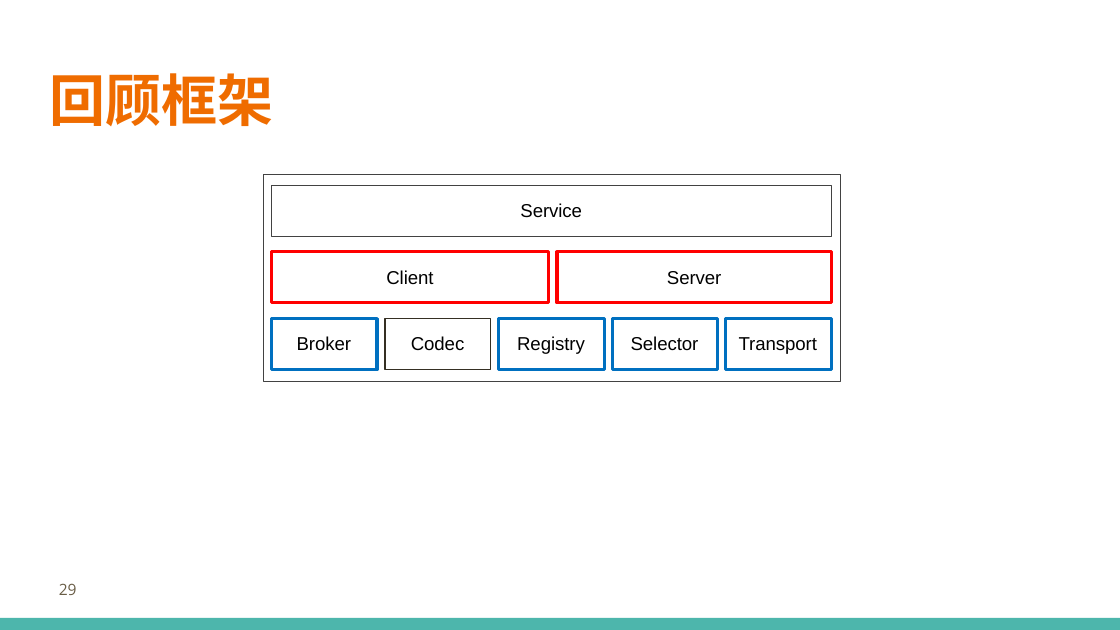
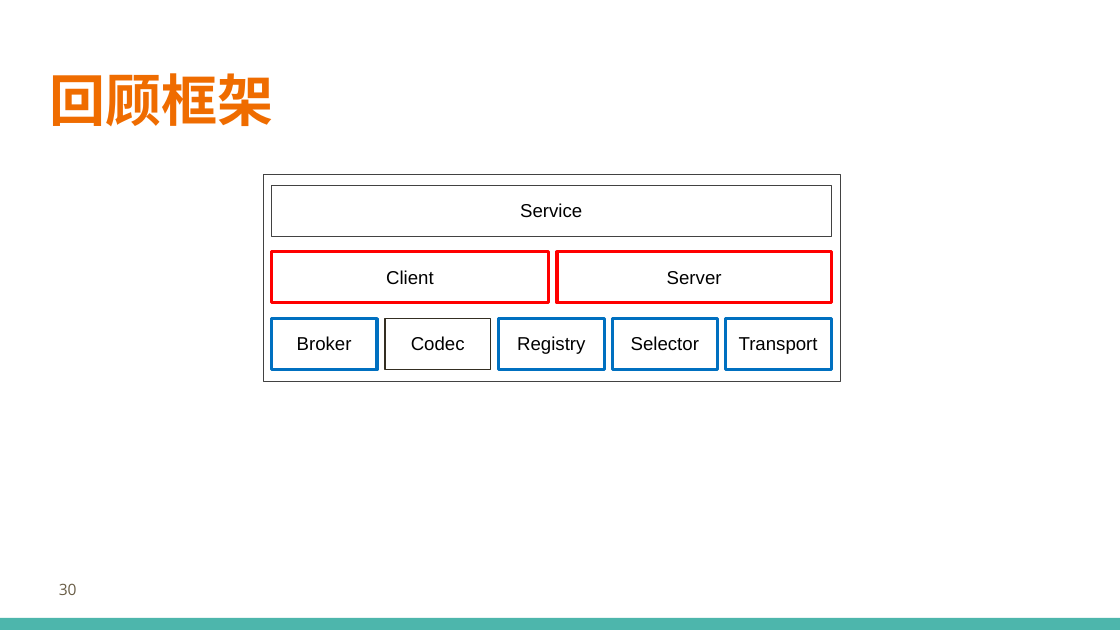
Before and after one commit to printfcoder/stack-rpc-tutorials, a slide deck: slide 30 of others/share/learning-go/【第一期】Go-Micro框架设计.pptx (slide 29 before the commit). Drawn at 1120x630 pixels with LibreOffice and Linux fonts; fonts in the diff are those of the drawing; background and template pictures are left out. Boxes give left, top, right and bottom in pixels: in the first picture for what was removed or moved away, otherwise in the second. Text is boxed around its words. In the diff, an @@ line names an element or a change of style, - is before the commit and + after.

```diff
--- a/others/share/learning-go/【第一期】Go-Micro框架设计.pptx
+++ b/others/share/learning-go/【第一期】Go-Micro框架设计.pptx
@@ letter spacing -0.1 to 0 pt; less space between paragraphs in 4 elements at (557, 252, 831, 304), (726, 318, 831, 370), (613, 318, 718, 370), (498, 318, 604, 370) @@
@@ page number at (59, 583, 77, 595): text changed @@
-29
+30
```
Also in this commit, not shown: 23 other slides changed, 1 slide added, 1 slide removed, 1 other file.
